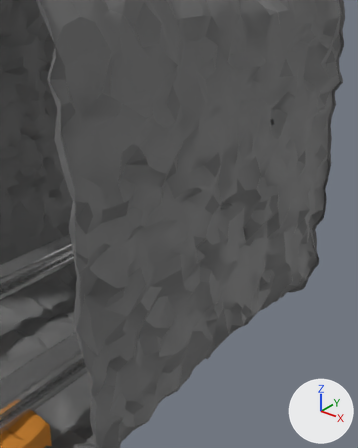
Renders of the glTF model public/rock-mine.glb from each side of a commit.
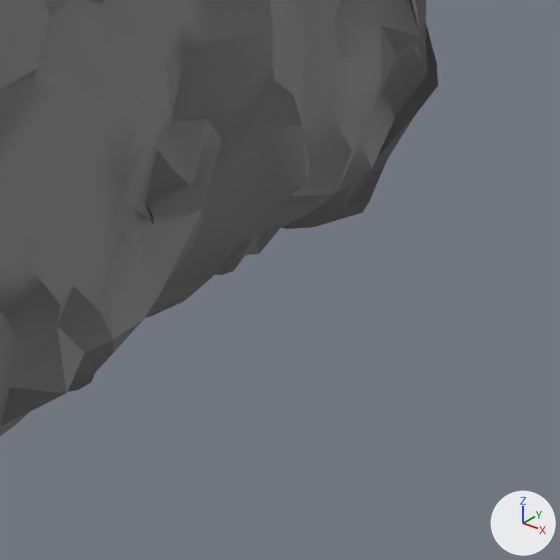
Each version appears first from a 50 mm lens placed at (1.52, 7.19, 6.31), pointed at (-4.38, 14.57, 1.74), and next in a close-up on the part from 64% to 96% of the width and 55% to 80% of the height. The lights are fixed; the arrows at lower right show +X, +Y and +Z. Where no turn or scale is listed for an object, it has been applied to the vertices.

In view in the first close-up: 'tunnel'.
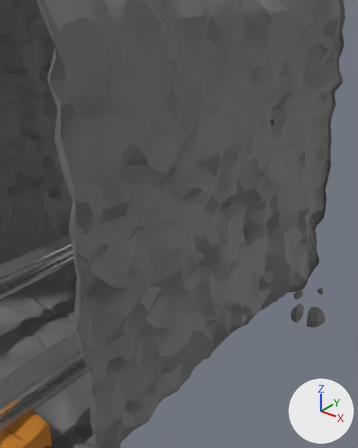
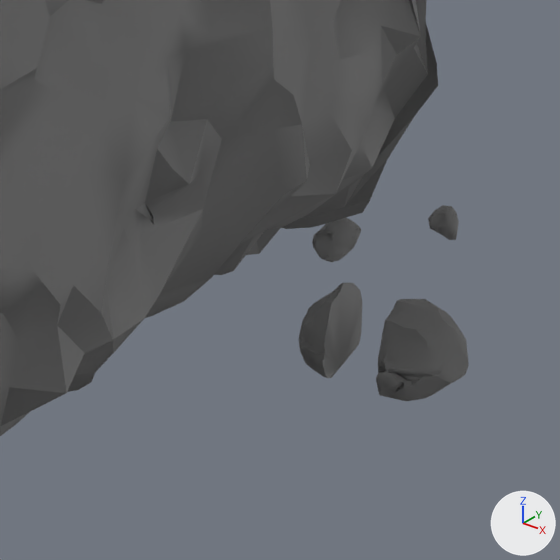
The change in detail:
Mesh me_icosphere_006 is new.
It has 29 vertices, 54 faces and spans x -0.0756..0.0744, y -0.067..0.0638, z -0.0536..0.0628.
It uses material mat_material (grey #717171).
Mesh me_icosphere_004 is new.
It has 75 vertices, 146 faces and spans x -0.095..0.1, y -0.113..0.106, z -0.066..0.092.
It uses material mat_material (grey #717171).
Mesh me_icosphere_003 is new.
It has 157 vertices, 310 faces and spans x -0.153..0.22, y -0.212..0.245, z -0.178..0.181.
It uses material mat_material (grey #717171).
Mesh me_icosphere_002 is new.
It has 115 vertices, 226 faces and spans x -0.122..0.104, y -0.206..0.231, z -0.141..0.192.
It uses material mat_material (grey #717171).
Object 'chunk-xs' (ob_chunk_xs) is new; it shows me_icosphere_006.
Its location is (-1.674, 15.968, 0.451).
Object 'chunk-s' (ob_chunk_s) is new; it shows me_icosphere_004.
Its location is (-2.044, 15.703, 0.353).
Object 'chunk-l' (ob_chunk_l) is new; it shows me_icosphere_003.
Its location is (-1.581, 15.634, 0.001).
Object 'chunk-m' (ob_chunk_m) is new; it shows me_icosphere_002.
Its location is (-1.973, 15.574, -0.012).

Boxes (x1, y1, x2, y2) around the edits, measured in the close-ups (560 x 560 px):
'chunk-l', added
    after: (376, 299, 469, 401)
'chunk-m', added
    after: (298, 283, 362, 378)
'chunk-s', added
    after: (312, 218, 361, 262)
'chunk-xs', added
    after: (428, 205, 459, 240)
